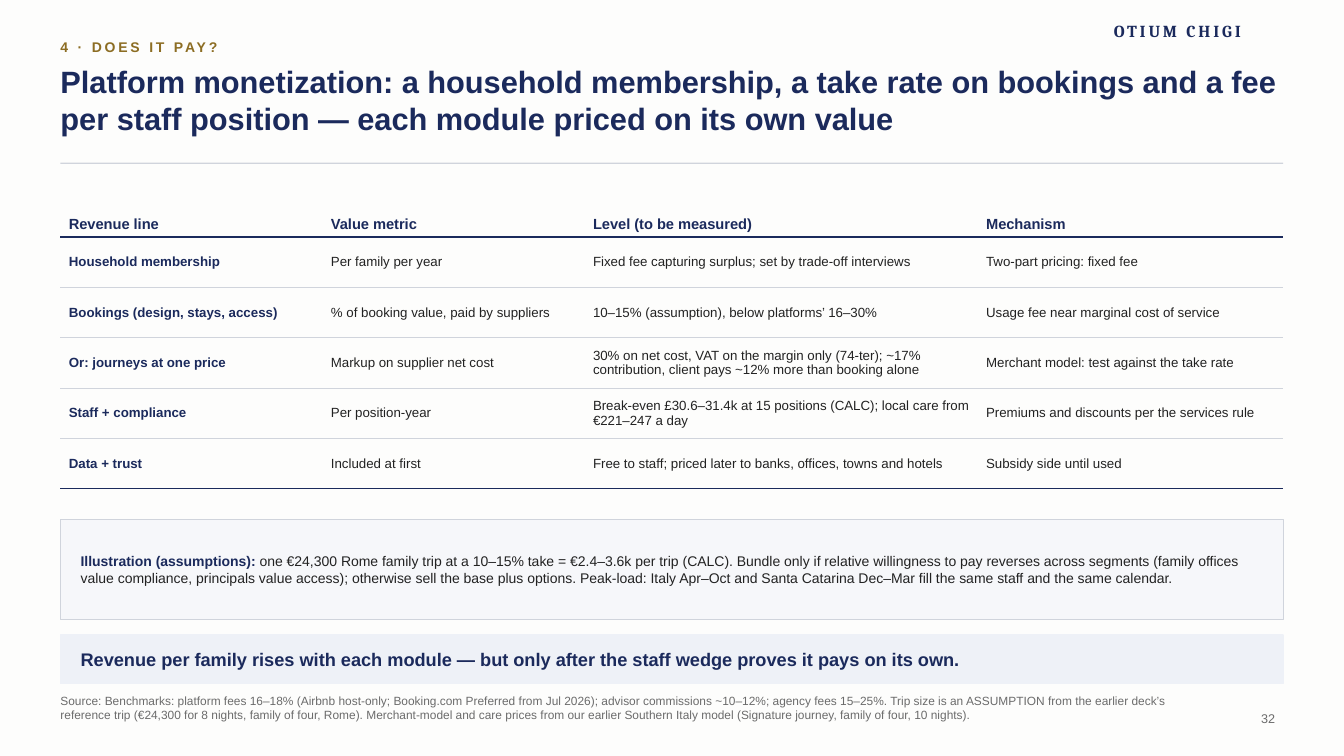
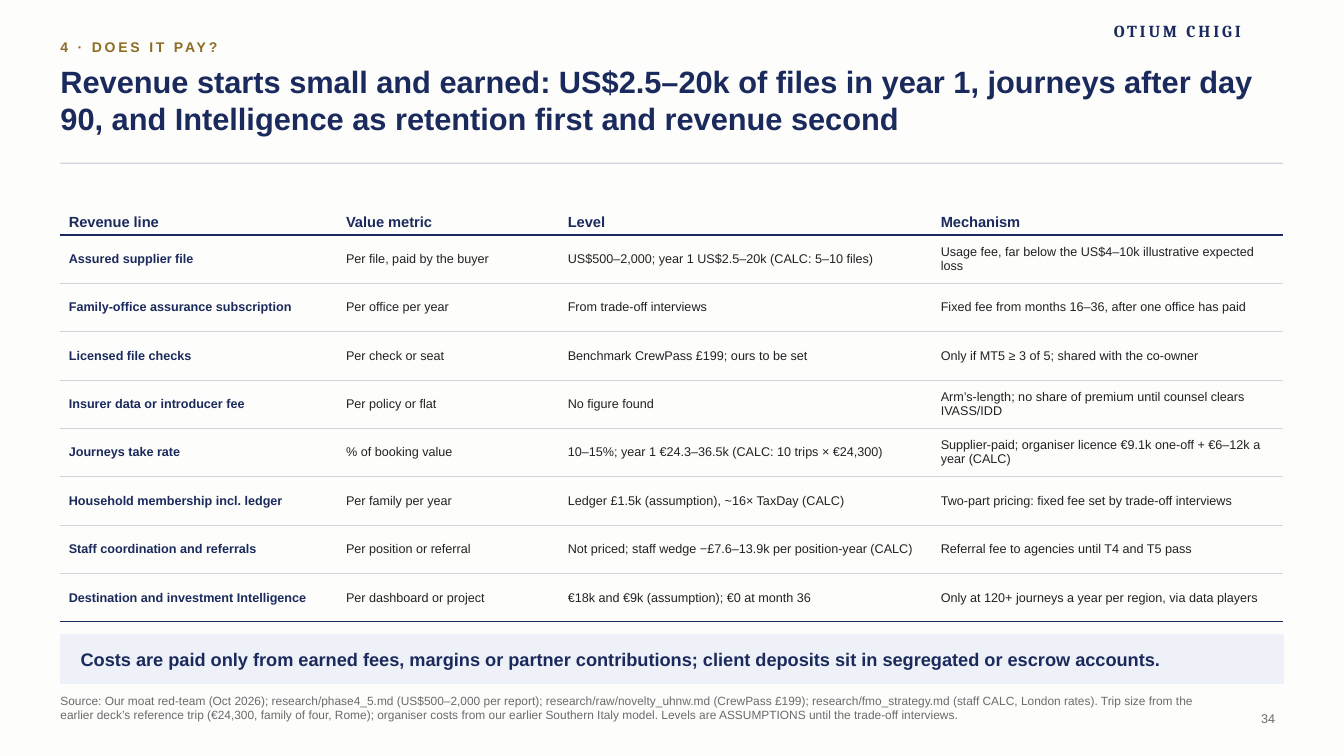
Before and after one commit to algarcalebe-web/legendary-bassoon, a slide deck: slide 34 of deck/Otium_Chigi_Journeys_Strategy_Deck.pptx (slide 32 before the commit). Drawn at 1344x756 pixels with LibreOffice and Linux fonts; fonts in the diff are those of the drawing; background and template pictures are left out. Boxes give left, top, right and bottom in pixels: in the first picture for what was removed or moved away, otherwise in the second. Text is boxed around its words. In the diff, an @@ line names an element or a change of style, - is before the commit and + after.

```diff
--- a/deck/Otium_Chigi_Journeys_Strategy_Deck.pptx
+++ b/deck/Otium_Chigi_Journeys_Strategy_Deck.pptx
@@ title at [60, 70, 1252, 135]: text changed @@
-Platform monetization: a household membership, a take rate on bookings and a fee per staff position — each module priced on its own value
+Revenue starts small and earned: US$2.5–20k of files in year 1, journeys after day 90, and Intelligence as retention first and revenue second
@@ table at [60, 187, 1284, 609] @@
-row 1: Revenue line | Value metric | Level (to be measured) | Mechanism
-row 2: Household membership | Per family per year | Fixed fee capturing surplus; set by trade-off interviews | Two-part pricing: fixed fee
-row 3: Bookings (design, stays, access) | % of booking value, paid by suppliers | 10–15% (assumption), below platforms’ 16–30% | Usage fee near marginal cost of service
-row 4: Or: journeys at one price | Markup on supplier net cost | 30% on net cost, VAT on the margin only (74-ter); ~17% contribution, client pays ~12% more than booking alone | Merchant model: test against the take rate
-row 5: Staff + compliance | Per position-year | Break-even £30.6–31.4k at 15 positions (CALC); local care from €221–247 a day | Premiums and discounts per the services rule
-row 6: Data + trust | Included at first | Free to staff; priced later to banks, offices, towns and hotels | Subsidy side until used
+row 1: Revenue line | Value metric | Level | Mechanism
+row 2: Assured supplier file | Per file, paid by the buyer | US$500–2,000; year 1 US$2.5–20k (CALC: 5–10 files) | Usage fee, far below the US$4–10k illustrative expected loss
+row 3: Family-office assurance subscription | Per office per year | From trade-off interviews | Fixed fee from months 16–36, after one office has paid
+row 4: Licensed file checks | Per check or seat | Benchmark CrewPass £199; ours to be set | Only if MT5 ≥ 3 of 5; shared with the co-owner
+row 5: Insurer data or introducer fee | Per policy or flat | No figure found | Arm’s-length; no share of premium until counsel clears IVASS/IDD
+row 6: Journeys take rate | % of booking value | 10–15%; year 1 €24.3–36.5k (CALC: 10 trips × €24,300) | Supplier-paid; organiser licence €9.1k one-off + €6–12k a year (CALC)
+row 7: Household membership incl. ledger | Per family per year | Ledger £1.5k (assumption), ~16× TaxDay (CALC) | Two-part pricing: fixed fee set by trade-off interviews
+row 8: Staff coordination and referrals | Per position or referral | Not priced; staff wedge −£7.6–13.9k per position-year (CALC) | Referral fee to agencies until T4 and T5 pass
+row 9: Destination and investment Intelligence | Per dashboard or project | €18k and €9k (assumption); €0 at month 36 | Only at 120+ journeys a year per region, via data players
@@ rectangle removed at [60, 519, 1284, 620] @@
@@ text removed at [81, 556, 1238, 586] @@
-Illustration (assumptions): one €24,300 Rome family trip at a 10–15% take = €2.4–3.6k per trip (CALC). Bundle only if relative willingness to pay reverses across segments (family offices value compliance, principals value access); otherwise sell the base plus options. Peak-load: Italy Apr–Oct and Santa Catarina Dec–Mar fill the same staff and the same calendar.
@@ text at [81, 652, 1160, 670]: text changed @@
-Revenue per family rises with each module — but only after the staff wedge proves it pays on its own.
+Costs are paid only from earned fees, margins or partner contributions; client deposits sit in segregated or escrow accounts.
@@ text at [60, 696, 1193, 722]: text changed @@
-Source: Benchmarks: platform fees 16–18% (Airbnb host-only; Booking.com Preferred from Jul 2026); advisor commissions ~10–12%; agency fees 15–25%. Trip size is an ASSUMPTION from the earlier deck’s reference trip (€24,300 for 8 nights, family of four, Rome). Merchant-model and care prices from our earlier Southern Italy model (Signature journey, family of four, 10 nights).
+Source: Our moat red-team (Oct 2026); research/phase4_5.md (US$500–2,000 per report); research/raw/novelty_uhnw.md (CrewPass £199); research/fmo_strategy.md (staff CALC, London rates). Trip size from the earlier deck’s reference trip (€24,300, family of four, Rome); organiser costs from our earlier Southern Italy model. Levels are ASSUMPTIONS until the trade-off interviews.
@@ page number at [1261, 714, 1275, 723]: text changed @@
-32
+34
```
Also in this commit, not shown: 18 other slides changed, 5 slides added, 3 slides removed, 8 other files.
